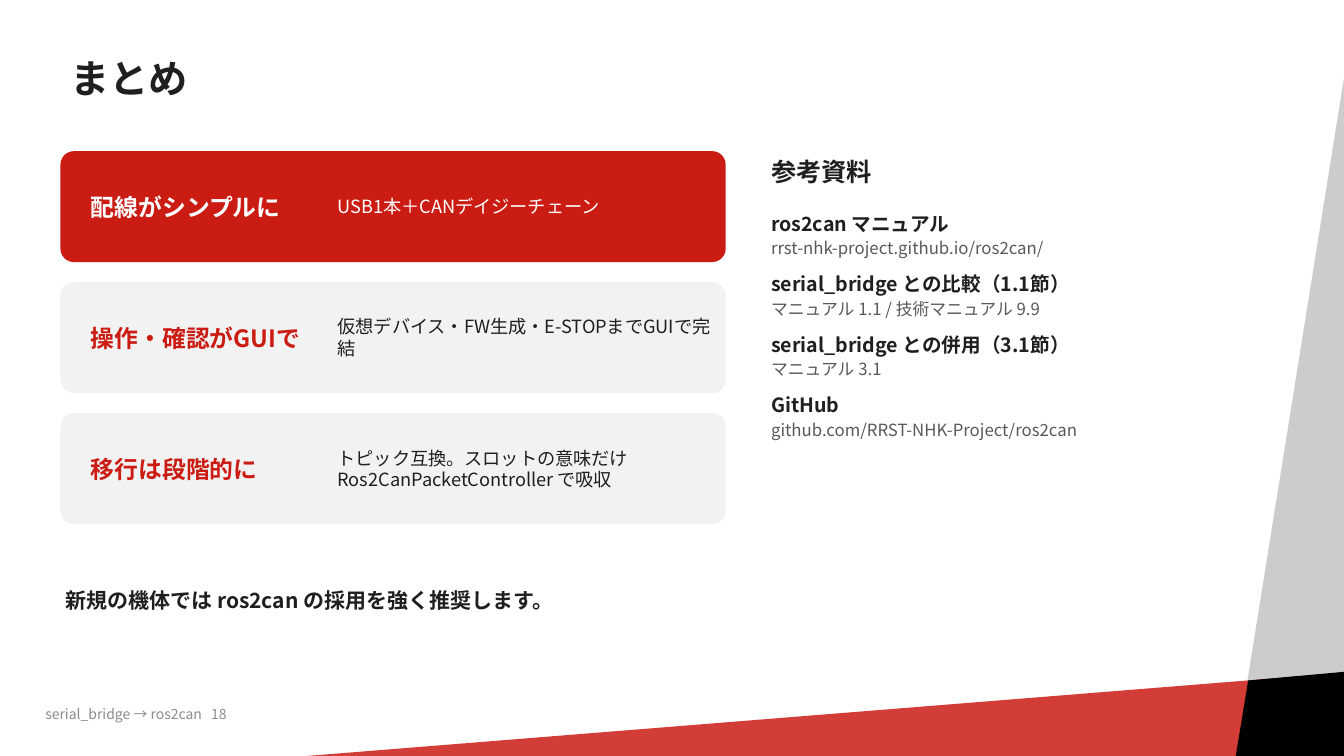
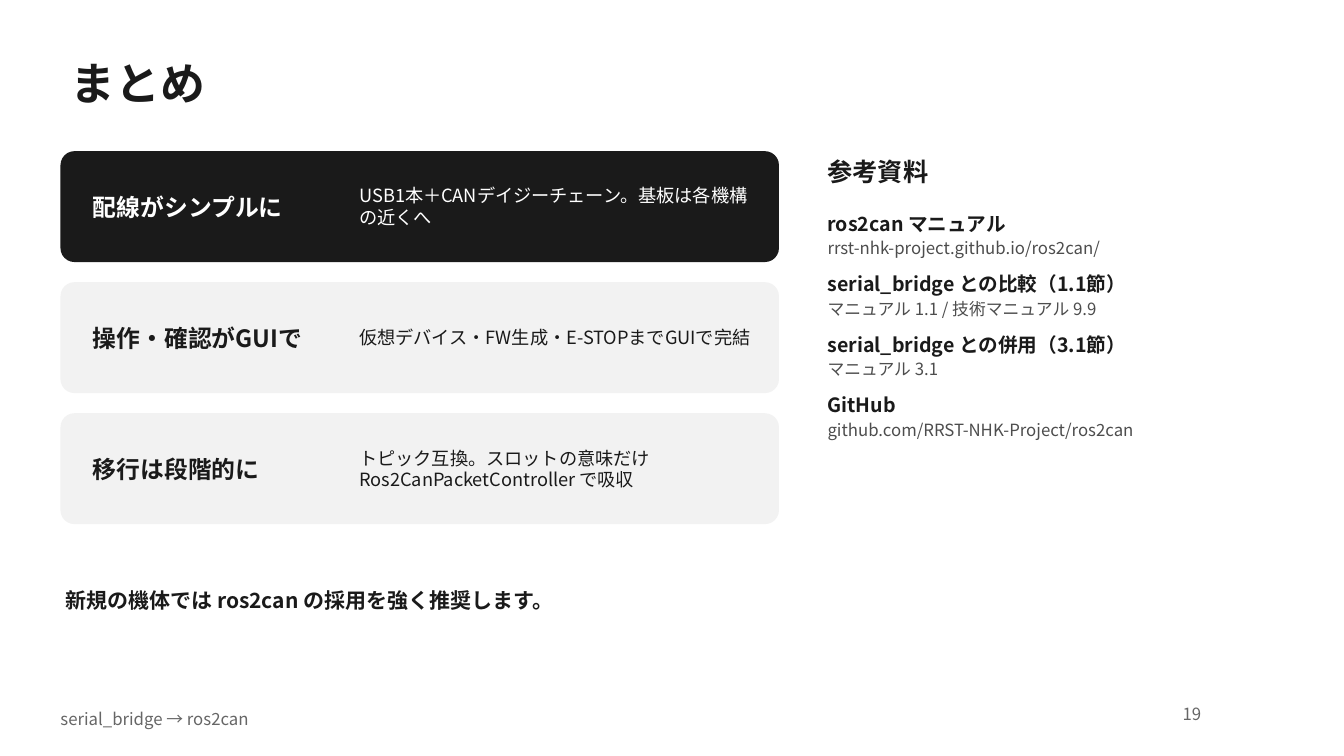
Before and after one commit to RRST-NHK-Project/ros2can, a slide deck: slide 19 of pptx/serial_bridgeからros2canへ_移行ガイド.pptx (slide 18 before the commit). Drawn at 1344x756 pixels with LibreOffice and Linux fonts; fonts in the diff are those of the drawing; background and template pictures are left out. Boxes give left, top, right and bottom in pixels: in the first picture for what was removed or moved away, otherwise in the second. Text is boxed around its words. In the diff, an @@ line names an element or a change of style, - is before the commit and + after.

Commit message:
資料差し替え

```diff
--- a/pptx/serial_bridgeからros2canへ_移行ガイド.pptx
+++ b/pptx/serial_bridgeからros2canへ_移行ガイド.pptx
@@ rectangle removed at [1136,18,1344,756] @@
@@ title "まとめ" at [71,63,205,103]: size 28 to 32 pt, text colour #1F1F1F to #1A1A1A; line spacing 0.9 to 1 @@
@@ rounded rectangle: place and size @@
-rounded rectangle at [60,151,726,262]
+rounded rectangle at [60,151,779,262]
@@ rounded rectangle at [60,151,779,262]: fill #CB1C14 to #1A1A1A; proportions changed @@
@@ text colour #1F1F1F to #1A1A1A in 4 elements at [66,590,553,610], [359,328,750,346], [359,449,649,488], [828,159,929,184] @@
@@ text "参考資料": place and size @@
-text "参考資料" at [771,159,872,184]
+text "参考資料" at [828,159,929,184]
@@ text at [359,186,747,225]: text changed @@
-USB1本＋CANデイジーチェーン
+USB1本＋CANデイジーチェーン。基板は各機構の近くへ
@@ text "ros2can マニュアル": place and size @@
-text "ros2can マニュアル" at [771,216,1077,440]
+text "ros2can マニュアル" at [828,216,1134,440]
@@ text "ros2can マニュアル" at [828,216,1134,440]: text colour #1F1F1F to #1A1A1A in "ros2can マニュアル", "serial_bridge との比較（1.1節）", "serial_bridge との併用（3.1節）", "GitHub"; text colour #595959 to #4D4D4D in "rrst-nhk-project.github.io/ros2can/", "マニュアル 1.1 / 技術マニュアル 9.9", "マニュアル 3.1", "github.com/RRST-NHK-Project/ros2can" @@
@@ rounded rectangle: place and size @@
-rounded rectangle at [60,282,726,393]
+rounded rectangle at [60,282,779,393]
@@ rounded rectangle at [60,282,779,393]: proportions changed @@
@@ text "操作・確認がGUIで" at [93,326,303,349]: text colour #CB1C14 to #1A1A1A @@
@@ text "仮想デバイス・FW生成・E-STOPまでGUIで完結": place and size @@
-text "仮想デバイス・FW生成・E-STOPまでGUIで完結" at [338,317,711,335]
+text "仮想デバイス・FW生成・E-STOPまでGUIで完結" at [359,328,750,346]
@@ rounded rectangle at [60,413,779,524]: proportions changed @@
@@ rounded rectangle: place and size @@
-rounded rectangle at [60,413,726,524]
+rounded rectangle at [60,413,779,524]
@@ text "移行は段階的に" at [93,457,260,480]: text colour #CB1C14 to #1A1A1A @@
@@ text "トピック互換。スロットの意味だけ Ros2CanPacketController で吸収": place and size @@
-text "トピック互換。スロットの意味だけ Ros2CanPacketController で吸収" at [338,449,628,488]
+text "トピック互換。スロットの意味だけ Ros2CanPacketController で吸収" at [359,449,649,488]
@@ rectangle removed at [57,666,1344,756] @@
@@ parallelogram removed at [1218,666,1344,756] @@
@@ text removed at [45,708,227,723] @@
-serial_bridge → ros2can 18
@@ text added at [60,711,249,729], 12 pt, text #666666 @@
+serial_bridge → ros2can
@@ page number added at [1183,707,1202,720], 12 pt, text #666666 @@
+19
```
Also in this commit, not shown: 17 other slides changed, 1 slide added, 5 other files.
